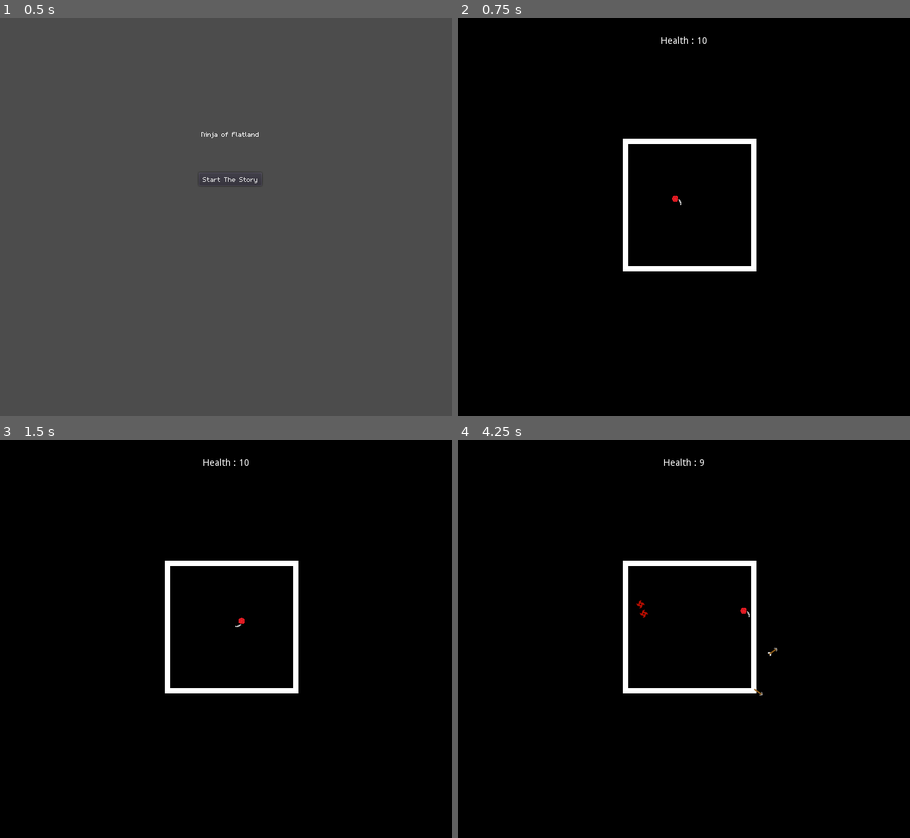
Above: before the commit, frames 1-4 (two rows, left to right).
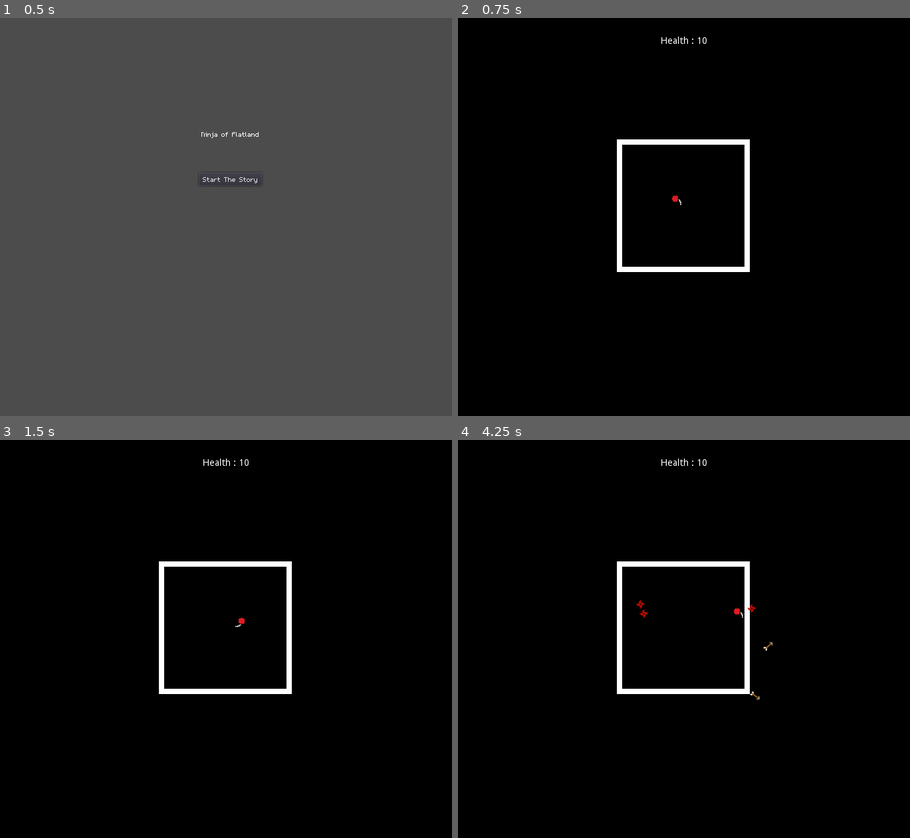
Above: after the commit, the same moments.

Repository: bsu-cs315/Final_Project_Group5
Game: Godot game, scene res://Scenes/TitleScreen.tscn
Same seed, same stepped clock (60 frames per second), same inputs: the game is played once before the commit and once after it.
Inputs:
- Up to frame 1 (0.5 s): no input
- Up to frame 2 (0.75 s): click "Start The Story" at 0.5 s
- Up to frame 3 (1.5 s): tap Enter at 1.25 s; hold Right (move_right) from 1.28 s (still down); tap R (reAwaken) at 1.35 s
- Up to frame 4 (4.25 s): tap Space at 2 s; release Right (move_right) at 2.03 s; hold Down (move_down) 2.03-2.78 s; tap R (reAwaken) at 2.1, 2.85, 3.6 s; hold Right (move_right) 2.78-3.53 s; tap Enter at 3.5 s; hold Up (move_up) from 3.53 s (still down)

Frame 1 is identical in both runs. In frame 2, 1.7% of the frame differs, in the area x 35-67%, y 30-64%; in frame 3, 1.7%; in frame 4, 1.9%, in the area x 35-71%, y 4-66%.

Commit message:
Made arena its own scene and parented waves to it for easier bullet manipulation

Diff:
--- /dev/null
+++ b/project/Arena.tscn
@@ -0,0 +1,19 @@
+[gd_scene load_steps=2 format=2]
+
+[ext_resource path="res://BulletBoxWall.tscn" type="PackedScene" id=1]
+
+[node name="Arena" type="Node2D"]
+position = Vector2( -96, -1 )
+
+[node name="BulletBoxWall" parent="." instance=ExtResource( 1 )]
+
+[node name="BulletBoxWall2" parent="." instance=ExtResource( 1 )]
+position = Vector2( 192, 0 )
+
+[node name="BulletBoxWall3" parent="." instance=ExtResource( 1 )]
+position = Vector2( 96, 96 )
+rotation = 1.5708
+
+[node name="BulletBoxWall4" parent="." instance=ExtResource( 1 )]
+position = Vector2( 96, -96 )
+rotation = 1.5708
--- a/project/Scenes/Level2.tscn
+++ b/project/Scenes/Level2.tscn
@@ -2,7 +2,7 @@
 
 [ext_resource path="res://Player.tscn" type="PackedScene" id=1]
 [ext_resource path="res://HUD.tscn" type="PackedScene" id=2]
-[ext_resource path="res://BulletBoxWall.tscn" type="PackedScene" id=3]
+[ext_resource path="res://Arena.tscn" type="PackedScene" id=3]
 [ext_resource path="res://Scenes/Waves/WaveArrow.tscn" type="PackedScene" id=4]
 [ext_resource path="res://sprites/black_pixel.png" type="Texture" id=5]
 [ext_resource path="res://Scenes/Waves/WaveShruiken.tscn" type="PackedScene" id=6]
@@ -21,25 +21,11 @@
 [node name="Player" parent="." instance=ExtResource( 1 )]
 position = Vector2( 330, 276 )
 
-[node name="Arena" type="Node2D" parent="."]
-__meta__ = {
-"_edit_group_": true
-}
+[node name="Arena" parent="." instance=ExtResource( 3 )]
+position = Vector2( 243, 283 )
 
-[node name="BulletBoxWall" parent="Arena" instance=ExtResource( 3 )]
-position = Vector2( 252, 282 )
+[node name="WaveShruiken" parent="Arena" instance=ExtResource( 6 )]
+position = Vector2( -243, -283 )
 
-[node name="BulletBoxWall2" parent="Arena" instance=ExtResource( 3 )]
-position = Vector2( 349, 186 )
-rotation = 1.5708
-
-[node name="BulletBoxWall3" parent="Arena" instance=ExtResource( 3 )]
-position = Vector2( 445, 282 )
-
-[node name="BulletBoxWall4" parent="Arena" instance=ExtResource( 3 )]
-position = Vector2( 348, 378 )
-rotation = 1.5708
-
-[node name="WaveShruiken" parent="." instance=ExtResource( 6 )]
-
-[node name="WaveArrow" parent="." instance=ExtResource( 4 )]
+[node name="WaveArrow" parent="Arena" instance=ExtResource( 4 )]
+position = Vector2( -243, -283 )
--- a/project/Scenes/Waves/WaveArrow.gd
+++ b/project/Scenes/Waves/WaveArrow.gd
@@ -8,7 +8,7 @@
 var player
 
 func _ready():
-	var level = get_parent()
+	var level = get_parent().get_parent()
 	player = level.get_node("Player")
 #	print(player)
 #	print(player.position.x)
Binary file removed: project/sprites/Reawaken/after.png
